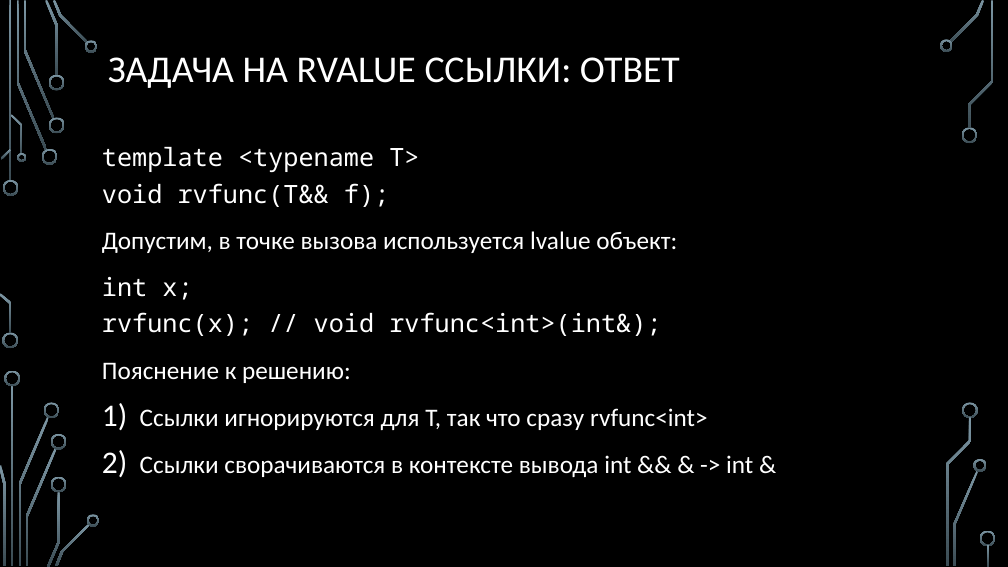
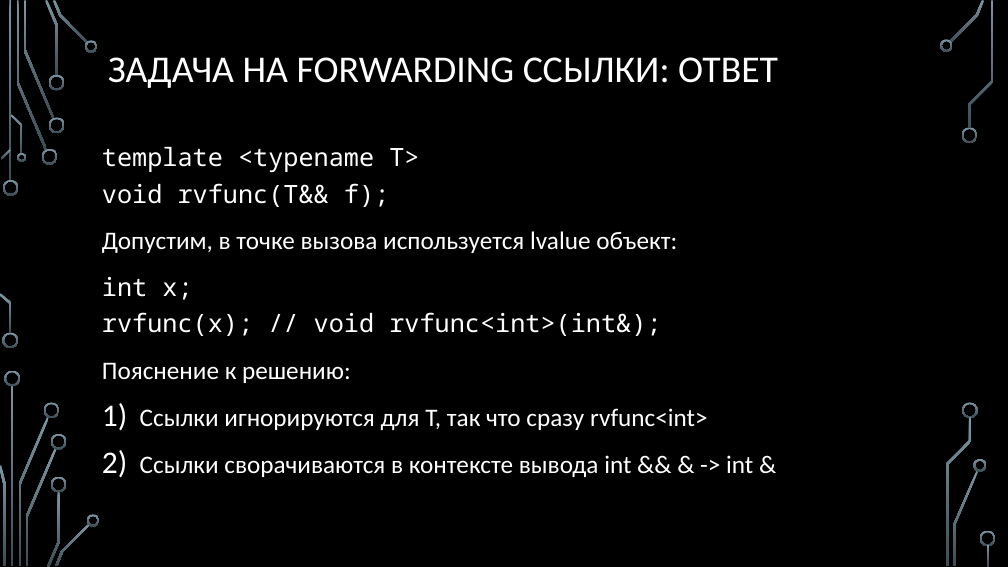
Before and after one commit to MIPT-ILab/cpp-lects-rus, a slide deck: slide 24 of slides/lec2-1-function-templates.pptx. Drawn at 1008x567 pixels with LibreOffice and Linux fonts; fonts in the diff are those of the drawing; background and template pictures are left out. Boxes give left, top, right and bottom in pixels: in the first picture for what was removed or moved away, otherwise in the second. Text is boxed around its words. In the diff, an @@ line names an element or a change of style, - is before the commit and + after.

```diff
--- a/slides/lec2-1-function-templates.pptx
+++ b/slides/lec2-1-function-templates.pptx
@@ title at (108,57,778,88): text changed @@
-ЗАДАЧА НА RVALUE ССЫЛКИ: ОТВЕТ
+ЗАДАЧА НА FORWARDING ССЫЛКИ: ОТВЕТ
```
Also in this commit, not shown: 3 other slides changed, 4 slides added, 3 other files.
